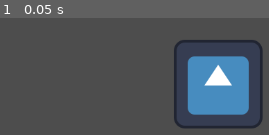
Above: before the commit, frame 1.
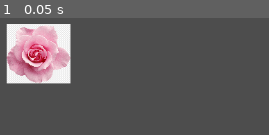
Above: after the commit, the same moment.

Repository: marquesbelem/plantinhas
Game: Godot game, scene res://scenes/[cursor]_state_machine.tscn
Same seed, same stepped clock (60 frames per second), same inputs: the game is played once before the commit and once after it. The engine's default icon, where the game draws it, is replaced by a stand-in: a white triangle on a blue panel in a dark square.
Inputs:
- Up to frame 1 (0.05 s): no input

The runs differ from the first frame. In frame 1, 27% of the frame differs, in the area x 2-98%, y 5-95%.

Commit message:
Code written on Jess' notebook

Diff:
--- a/_code/state/cursor/cursor_default_state.gd
+++ b/_code/state/cursor/cursor_default_state.gd
@@ -1,8 +1,11 @@
 class_name CursorDefaultState
 extends State
 
-func enter() ->void:
-	super.enter()
+var plant_res:Resource;
+
+func enter(res:Resource) ->void:
+	super.enter(res)
+	plant_res = res;
 	Input.set_default_cursor_shape(Input.CursorShape.CURSOR_ARROW)
 
 func _process(delta):
--- a/_code/state/cursor/cursor_selected_state.gd
+++ b/_code/state/cursor/cursor_selected_state.gd
@@ -1,8 +1,11 @@
 class_name CursorSelectedState
 extends State
 
-func enter() ->void:
-	super.enter()
+var plant_res:Resource;
+
+func enter(res:Resource) ->void:
+	super.enter(res)
+	plant_res = res;
 	Input.set_default_cursor_shape(Input.CursorShape.CURSOR_POINTING_HAND)
 
 func _process(delta):
--- a/_code/state/cursor/cursor_state_machine.gd
+++ b/_code/state/cursor/cursor_state_machine.gd
@@ -6,8 +6,11 @@
 
 # Called when the node enters the scene tree for the first time.
 func _ready():
-	change_state(state_default)
+	set_state_default()
 
-func _input(event):
-	if event.is_action_pressed("click"):
-		print("oi")
+func set_state_selected(res:PlantResource=null) -> void:
+	print("%s" % res.name)
+	change_state(state_selected, res)
+
+func set_state_default(res:PlantResource=null) -> void:
+	change_state(state_default, res)
--- a/_code/state/state.gd
+++ b/_code/state/state.gd
@@ -3,7 +3,7 @@
 
 var is_running:bool = false
 
-func enter() -> void:
+func enter(res:PlantResource) -> void:
 	is_running = true
 
 func exit() -> void:
--- a/_code/state/state_machine.gd
+++ b/_code/state/state_machine.gd
@@ -3,8 +3,8 @@
 
 var current_state: State
 
-func change_state(new_state:State):
+func change_state(new_state:State, res:PlantResource):
 	if current_state is State:
 		current_state.exit()
-	new_state.enter()
+	new_state.enter(res)
 	current_state = new_state
--- /dev/null
+++ b/_code/ui/ui_plant_select.gd
@@ -0,0 +1,14 @@
+class_name UIPlantSelect
+extends Sprite2D
+
+@export var cursor_state_machine: CursorStateMachine
+@export var plant_resource: PlantResource;
+
+func _ready():
+	name = plant_resource.name
+	texture = plant_resource.icon
+
+func _input(event):
+	if event.is_action_pressed("select") && cursor_state_machine.current_state is CursorDefaultState:
+		if is_pixel_opaque(get_local_mouse_position()):
+			cursor_state_machine.set_state_selected(plant_resource)
--- a/project.godot
+++ b/project.godot
@@ -12,7 +12,7 @@
 
 config/name="Plantinhas"
 run/main_scene="res://scenes/[cursor]_state_machine.tscn"
-config/features=PackedStringArray("4.2", "GL Compatibility")
+config/features=PackedStringArray("4.3", "GL Compatibility")
 config/icon="res://icon.svg"
 
 [dotnet]
@@ -21,7 +21,7 @@
 
 [input]
 
-click={
+select={
 "deadzone": 0.5,
 "events": [Object(InputEventMouseButton,"resource_local_to_scene":false,"resource_name":"","device":-1,"window_id":0,"a …(253 unchanged characters)…
 ]
--- a/resources_data/Plant/plant_1.tres
+++ b/resources_data/Plant/plant_1.tres
@@ -1,11 +1,10 @@
 [gd_resource type="Resource" script_class="PlantResource" load_steps=3 format=3 uid="uid://diqwa1ajubyod"]
 
-[ext_resource type="Texture2D" uid="uid://d4df3dkt2ivv" path="res://icon.svg" id="1_8tckr"]
+[ext_resource type="Texture2D" uid="uid://bxts54mvhr7uk" path="res://temp/assets/png-transparent-pink-rose-rose-pink-flowers-pink-flowers-rose-blue-white-floribunda.png" id="1_abe0f"]
 [ext_resource type="Script" path="res://_code/custom_resource/plant_resource.gd" id="1_ksp6s"]
 
 [resource]
 script = ExtResource("1_ksp6s")
 name = "Rosas"
 terrainType = 1
-icon = ExtResource("1_8tckr")
-orderToAnimation = 0
+icon = ExtResource("1_abe0f")
--- a/scenes/[cursor]_state_machine.tscn
+++ b/scenes/[cursor]_state_machine.tscn
@@ -1,12 +1,13 @@
-[gd_scene load_steps=6 format=3 uid="uid://divmdpxily8n"]
+[gd_scene load_steps=7 format=3 uid="uid://divmdpxily8n"]
 
 [ext_resource type="Script" path="res://_code/state/cursor/cursor_state_machine.gd" id="1_48fg3"]
 [ext_resource type="Script" path="res://_code/state/cursor/cursor_default_state.gd" id="2_07l7u"]
 [ext_resource type="Script" path="res://_code/state/cursor/cursor_selected_state.gd" id="3_y34xs"]
-[ext_resource type="Texture2D" uid="uid://d4df3dkt2ivv" path="res://icon.svg" id="4_lp5kq"]
+[ext_resource type="Script" path="res://_code/ui/ui_plant_select.gd" id="5_cibki"]
+[ext_resource type="Resource" uid="uid://diqwa1ajubyod" path="res://resources_data/Plant/plant_1.tres" id="6_y8lsv"]
 
-[sub_resource type="RectangleShape2D" id="RectangleShape2D_p5sag"]
-size = Vector2(131, 134)
+[sub_resource type="RectangleShape2D" id="RectangleShape2D_xfy4e"]
+size = Vector2(135, 139)
 
 [node name="CursorStateMachine" type="Node" node_paths=PackedStringArray("state_default", "state_selected")]
 script = ExtResource("1_48fg3")
@@ -19,14 +20,17 @@
 [node name="CursorSelectedState" type="Node" parent="."]
 script = ExtResource("3_y34xs")
 
-[node name="UISementes" type="Node" parent="."]
+[node name="UISelectionPlants" type="Node" parent="."]
 
-[node name="Sprite2D" type="Sprite2D" parent="UISementes"]
-position = Vector2(466, 208)
-texture = ExtResource("4_lp5kq")
+[node name="Sprite2D" type="Sprite2D" parent="UISelectionPlants" node_paths=PackedStringArray("cursor_state_machine")]
+position = Vector2(207, 164)
+scale = Vector2(0.1, 0.1)
+script = ExtResource("5_cibki")
+cursor_state_machine = NodePath("../..")
+plant_resource = ExtResource("6_y8lsv")
 
-[node name="Area2D" type="Area2D" parent="UISementes/Sprite2D"]
+[node name="Area2D" type="Area2D" parent="UISelectionPlants/Sprite2D"]
 
-[node name="CollisionShape2D" type="CollisionShape2D" parent="UISementes/Sprite2D/Area2D"]
-position = Vector2(-1.5, -1)
-shape = SubResource("RectangleShape2D_p5sag")
+[node name="CollisionShape2D" type="CollisionShape2D" parent="UISelectionPlants/Sprite2D/Area2D"]
+position = Vector2(1.5, 1.5)
+shape = SubResource("RectangleShape2D_xfy4e")
Binary file added: temp/assets/png-transparent-pink-rose-rose-pink-flowers-pink-flowers-rose-blue-white-floribunda.png
Not shown, added: temp/assets/png-transparent-pink-rose-rose-pink-flowers-pink-flowers-rose-blue-white-floribunda.png.import
